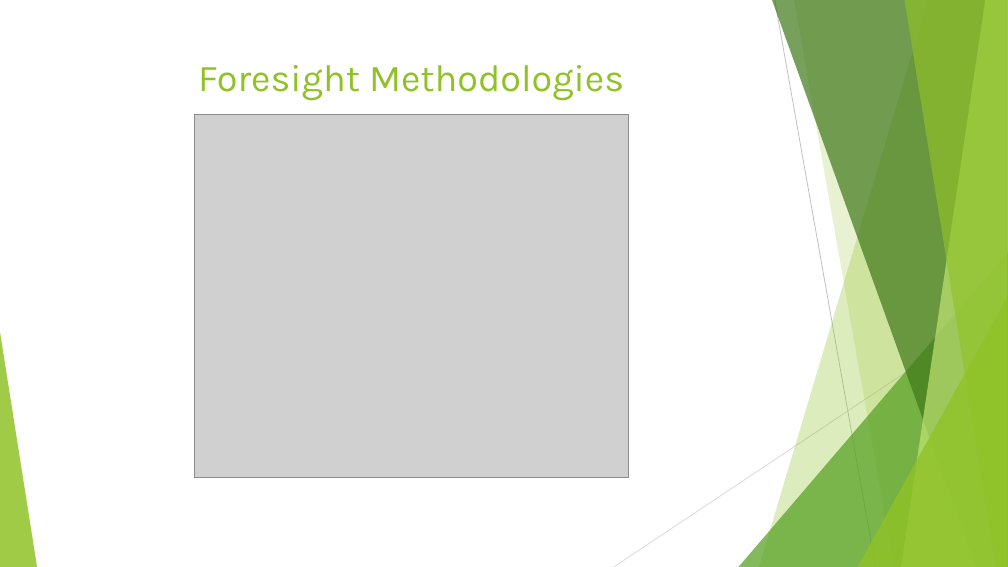
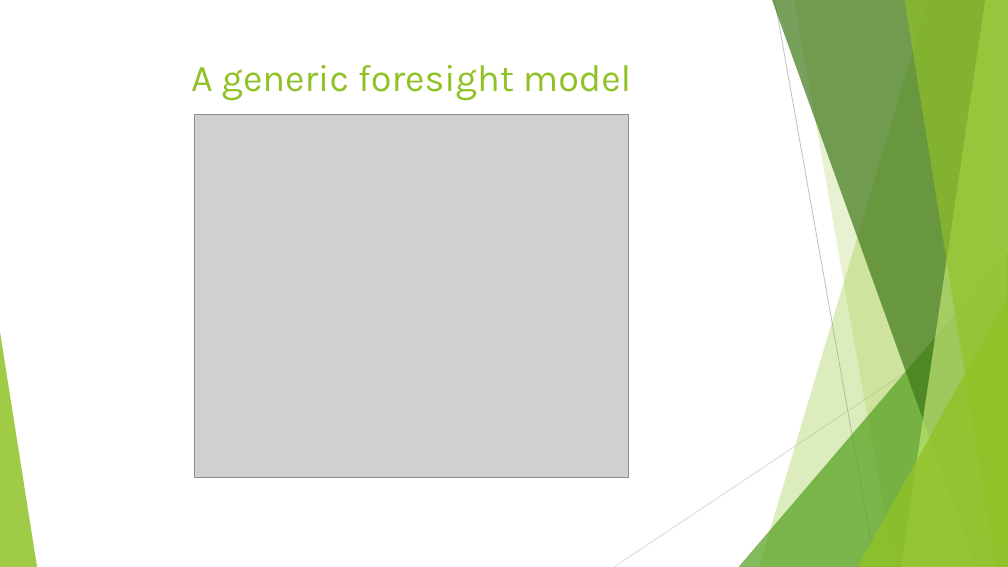
Before and after one commit to Vlad-ole/Presentations, a slide deck: slide 4 of Foresight_in_work/Foresight_methodologies.pptx (slide 2 before the commit). Drawn at 1008x567 pixels with LibreOffice and Linux fonts; fonts in the diff are those of the drawing; grey boxes stand for pictures. Boxes give left, top, right and bottom in pixels: in the first picture for what was removed or moved away, otherwise in the second. Text is boxed around its words. In the diff, an @@ line names an element or a change of style, - is before the commit and + after.

Commit message:
foresight in my wok (1.3 v)

```diff
--- a/Foresight_in_work/Foresight_methodologies.pptx
+++ b/Foresight_in_work/Foresight_methodologies.pptx
@@ title at (x1=191, y1=65, x2=631, y2=101): text changed @@
-Foresight Methodologies
+A generic foresight model
```
Also in this commit, not shown: 1 other slide changed, 5 slides added, 1 slide removed, 1 other file.
